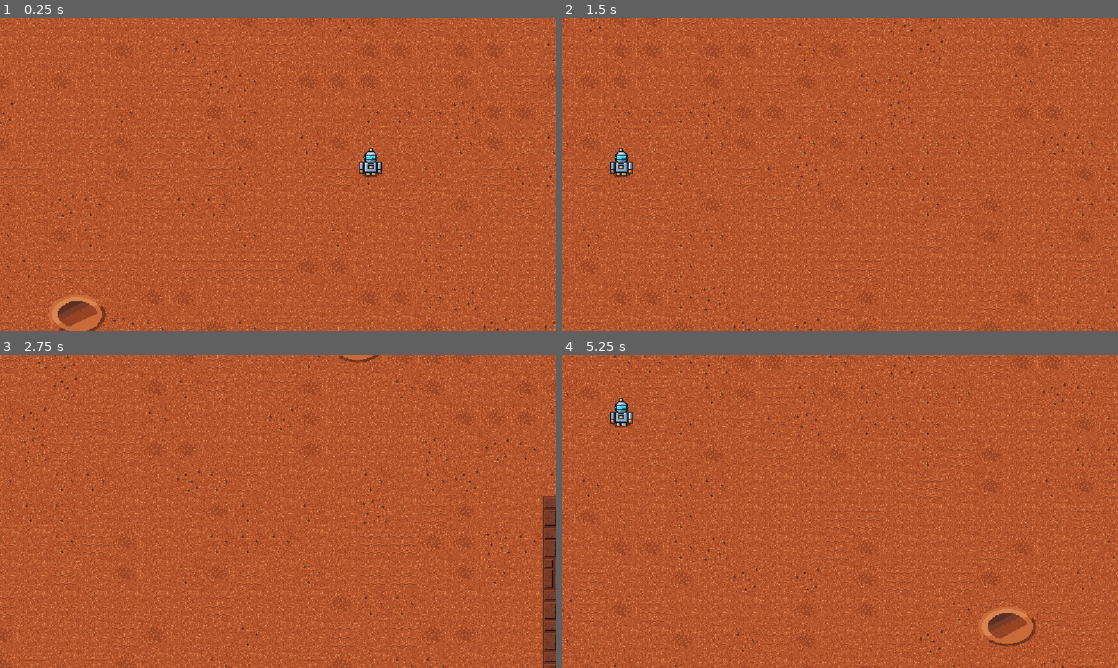
Above: before the commit, frames 1-4 (two rows, left to right).
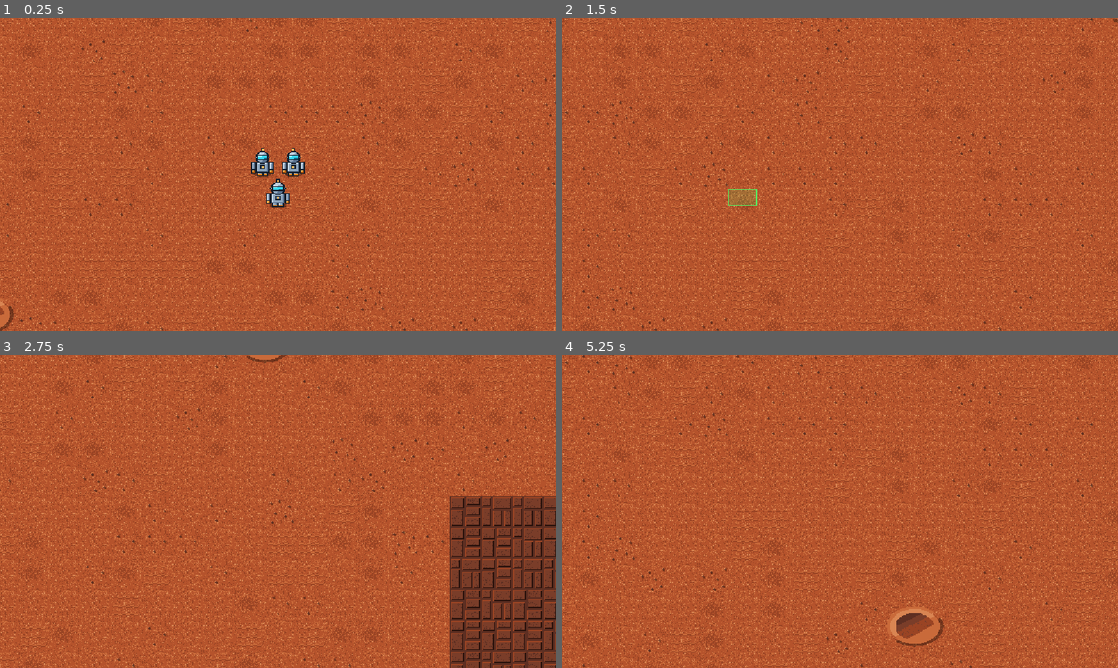
Above: after the commit, the same moments.

Repository: apergas/godot-example
Game: Godot game, scene res://scenes/main.tscn
The game is run twice, just before and just after one commit, with the same random seed, the same clock (stepped at 60 frames per second) and the same inputs.
Inputs (mouse positions are in pixels of both pictures, inside the frame that each line leads up to):
- Up to frame 1 (0.25 s): no input
- Up to frame 2 (1.5 s): tap Enter at 0.5 s; move the mouse to (962, 158) at 0.52 s; hold D 0.53-1.25 s; click (962, 158) at 0.67 s; drag from (728, 190) to (812, 237) at 1.27 s
- Up to frame 3 (2.75 s): move the mouse to (333, 442) at 2.02 s; hold D from 2.03 s (still down); click (333, 442) at 2.17 s
- Up to frame 4 (5.25 s): release D at 2.75 s; drag from (812, 574) to (673, 464) at 2.77 s; move the mouse to (1006, 558) at 3.52 s; hold A 3.53-4.25 s; click (1006, 558) at 3.67 s; drag from (673, 464) to (756, 433) at 4.27 s; move the mouse to (867, 511) at 5.02 s; hold S from 5.03 s (still down); click (867, 511) at 5.17 s

The runs differ from the first frame. In frame 1, 23% of the frame differs, in the area x 0-100%, y 0-100%; in frame 2, 23%; in frame 3, 31%; in frame 4, 25%.

Commit message:
Add y-sorted World with three workers and group move orders
Co-Authored-By: Claude Sonnet 5.5 <noreply@anthropic.com>

Diff:
--- a/scenes/main.tscn
+++ b/scenes/main.tscn
@@ -1,10 +1,11 @@
-[gd_scene load_steps=6 format=3]
+[gd_scene load_steps=7 format=3]
 
 [ext_resource type="Script" path="res://scripts/main.gd" id="1_main"]
 [ext_resource type="PackedScene" path="res://scenes/worker.tscn" id="2_worker"]
 [ext_resource type="TileSet" path="res://assets/ground_tiles.tres" id="3_tileset"]
 [ext_resource type="Script" path="res://scripts/ground.gd" id="4_ground"]
 [ext_resource type="Script" path="res://scripts/camera_rts.gd" id="5_camera"]
+[ext_resource type="Script" path="res://scripts/selection.gd" id="6_selection"]
 
 [node name="Main" type="Node2D"]
 script = ExtResource("1_main")
@@ -15,9 +16,22 @@
 tile_set = ExtResource("3_tileset")
 script = ExtResource("4_ground")
 
-[node name="Worker" parent="." instance=ExtResource("2_worker")]
-position = Vector2(928, 1440)
+[node name="World" type="Node2D" parent="."]
+y_sort_enabled = true
+
+[node name="Worker" parent="World" instance=ExtResource("2_worker")]
+position = Vector2(896, 1440)
+
+[node name="Worker2" parent="World" instance=ExtResource("2_worker")]
+position = Vector2(960, 1440)
+
+[node name="Worker3" parent="World" instance=ExtResource("2_worker")]
+position = Vector2(928, 1504)
+
+[node name="Selection" type="Node2D" parent="."]
+z_index = 100
+script = ExtResource("6_selection")
 
 [node name="Camera2D" type="Camera2D" parent="."]
-position = Vector2(736, 1440)
+position = Vector2(928, 1440)
 script = ExtResource("5_camera")
--- a/scripts/main.gd
+++ b/scripts/main.gd
@@ -1,15 +1,47 @@
 extends Node2D
 
-@onready var _worker: CharacterBody2D = $Worker
+const FORMATION_SPACING := 40.0
+const OrderMarker := preload("res://scripts/order_marker.gd")
+
+@onready var _selection: Selection = $Selection
 
 
 func _unhandled_input(event: InputEvent) -> void:
-	if not (event is InputEventMouseButton and event.pressed):
+	if event is InputEventMouseMotion:
+		_selection.update_drag(get_global_mouse_position())
 		return
+	if not (event is InputEventMouseButton):
+		return
+	var button := event as InputEventMouseButton
 	var point := get_global_mouse_position()
-	match event.button_index:
+	match button.button_index:
 		MOUSE_BUTTON_LEFT:
-			_worker.selected = _worker.contains_point(point)
+			if button.pressed:
+				_selection.begin_drag(point)
+			else:
+				_selection.end_drag(point, button.shift_pressed)
 		MOUSE_BUTTON_RIGHT:
-			if _worker.selected:
-				_worker.move_to(point)
+			if button.pressed:
+				command_move(point)
+
+
+func command_move(point: Vector2) -> void:
+	var workers: Array = []
+	for item in _selection.items:
+		if is_instance_valid(item) and item.is_in_group("workers"):
+			workers.append(item)
+	if workers.is_empty():
+		return
+	# Closest robots take the inner slots, so the group does not cross over itself.
+	workers.sort_custom(func(a: Node2D, b: Node2D) -> bool: return a.global_position.distance_squared_to(point) < b.global_position.distance_squared_to(point))
+	var targets := Formation.targets(point, workers.size(), FORMATION_SPACING)
+	for i in workers.size():
+		workers[i].move_to(targets[i])
+	_spawn_marker(targets[0])
+
+
+func _spawn_marker(point: Vector2) -> void:
+	var marker: Node2D = OrderMarker.new()
+	marker.position = point
+	marker.z_index = -5
+	add_child(marker)
--- a/tests/test_01_camera_node.gd
+++ b/tests/test_01_camera_node.gd
@@ -13,7 +13,7 @@
 	root.add_child(main)
 	await process_frame
 	var cam := main.get_node("Camera2D") as Camera2D
-	var worker := main.get_node("Worker") as Node2D
+	var worker := main.get_node("World/Worker") as Node2D
 	_check("camera uses camera_rts.gd", cam.get_script() == CameraRTS)
 	if cam.get_script() != CameraRTS:
 		quit(1)
@@ -23,7 +23,7 @@
 	_check("limits match the map", cam.limit_left == 0 and cam.limit_top == 0
 			and cam.limit_right == 4096 and cam.limit_bottom == 3072,
 			"%d %d %d %d" % [cam.limit_left, cam.limit_top, cam.limit_right, cam.limit_bottom])
-	_check("camera starts on the base", Grid.world_to_cell(cam.position) == Vector2i(11, 22), str(cam.position))
+	_check("camera starts on the base", Grid.world_to_cell(cam.position) == Vector2i(14, 22), str(cam.position))
 	_check("worker starts beside the base", Grid.world_to_cell(worker.position) == Vector2i(14, 22),
 			str(worker.position))
 
--- /dev/null
+++ b/tests/test_02_main_scene.gd
@@ -0,0 +1,64 @@
+extends SceneTree
+
+var _failed := false
+
+
+func _initialize() -> void:
+	var main: Node2D = (load("res://scenes/main.tscn") as PackedScene).instantiate()
+	root.add_child(main)
+	await process_frame
+
+	var world := main.get_node_or_null("World") as Node2D
+	_check("world_y_sorted", world != null and world.y_sort_enabled, "World missing or not y-sorted")
+	var workers: Array = get_nodes_in_group("workers")
+	_check("three_workers", workers.size() == 3, "found %d workers" % workers.size())
+	var all_in_world := world != null
+	for w in workers:
+		if (w as Node).get_parent() != world:
+			all_in_world = false
+	_check("workers_in_world", all_in_world, "some worker is not a child of World")
+	var selection := main.get_node_or_null("Selection") as Node2D
+	_check("selection_node", selection != null and selection.z_index == 100 and selection.has_method("end_drag"), "Selection missing or misconfigured")
+	_check("command_move_exists", main.has_method("command_move"), "main.gd has no command_move")
+	if _failed:
+		quit(1)
+		return
+
+	selection.select(workers)
+	var target := Vector2(1200, 1400)
+	main.command_move(target)
+	var marker_script: GDScript = load("res://scripts/order_marker.gd")
+	var markers := 0
+	for child in main.get_children():
+		if child.get_script() == marker_script:
+			markers += 1
+	_check("order_marker_spawned", markers == 1, "found %d markers" % markers)
+
+	for i in 240:
+		await physics_frame
+
+	var formation: GDScript = load("res://scripts/formation.gd")
+	var targets: Array = formation.targets(target, 3, 40.0)
+	var reached := true
+	for t in targets:
+		var near := false
+		for w in workers:
+			if (w as Node2D).global_position.distance_to(t) <= 12.0:
+				near = true
+		if not near:
+			reached = false
+	_check("workers_reach_formation", reached, "some formation slot has no worker within 12 px")
+	var min_dist := INF
+	for a in workers.size():
+		for b in range(a + 1, workers.size()):
+			min_dist = minf(min_dist, (workers[a] as Node2D).global_position.distance_to((workers[b] as Node2D).global_position))
+	_check("workers_do_not_overlap", min_dist >= 23.0, "closest pair at %.2f px" % min_dist)
+	quit(1 if _failed else 0)
+
+
+func _check(test_name: String, ok: bool, why: String) -> void:
+	if ok:
+		print("PASS ", test_name)
+	else:
+		print("FAIL ", test_name, ": ", why)
+		_failed = true
